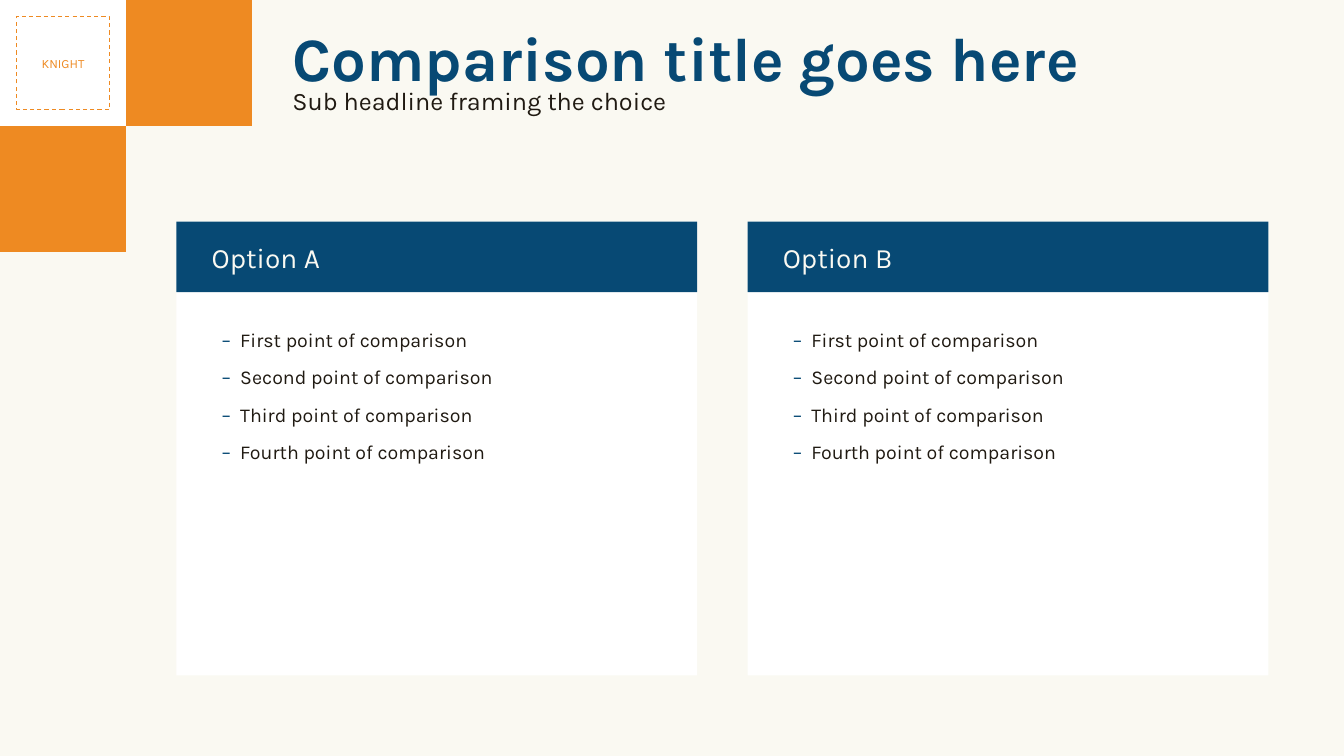
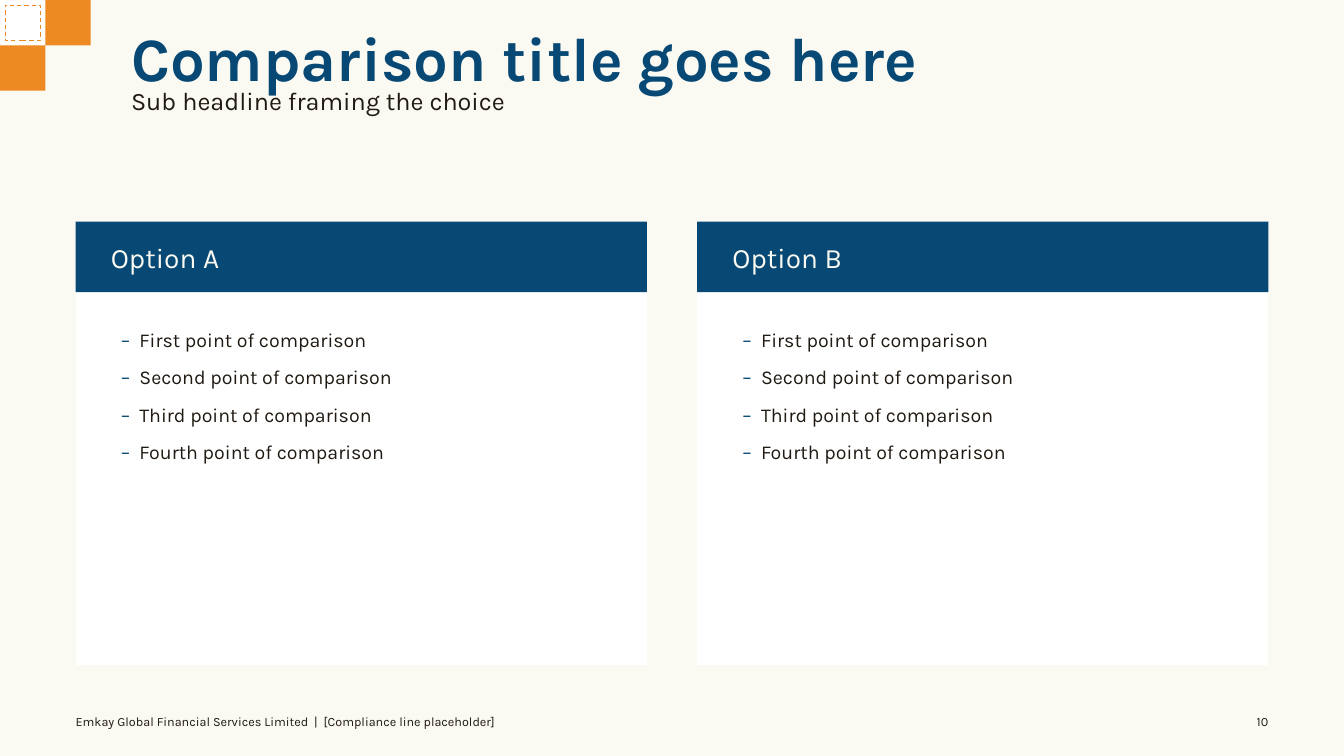
Before and after one commit to soumyakarwa/emkay-ppt-templates, a slide deck: slide 10 of Emkay_Master_Template.pptx. Drawn at 1344x756 pixels with LibreOffice and Linux fonts; fonts in the diff are those of the drawing. Boxes give left, top, right and bottom in pixels: in the first picture for what was removed or moved away, otherwise in the second. Text is boxed around its words. In the diff, an @@ line names an element or a change of style, - is before the commit and + after.

Commit message:
title is looking odd

```diff
--- a/Emkay_Master_Template.pptx
+++ b/Emkay_Master_Template.pptx
@@ rectangle: place and size @@
-rectangle at bbox=[0, 0, 126, 126]
+rectangle at bbox=[0, 0, 45, 45]
@@ rectangle: place and size @@
-rectangle at bbox=[16, 16, 109, 109]
+rectangle at bbox=[5, 5, 40, 40]
@@ rectangle: place and size @@
-rectangle at bbox=[126, 0, 252, 126]
+rectangle at bbox=[45, 0, 91, 45]
@@ text "Comparison title goes here": place and size @@
-text "Comparison title goes here" at bbox=[292, 37, 1079, 96]
+text "Comparison title goes here" at bbox=[131, 37, 918, 96]
@@ rectangle: place and size @@
-rectangle at bbox=[0, 126, 126, 252]
+rectangle at bbox=[0, 45, 45, 91]
@@ text in rectangle at bbox=[42, 60, 85, 68]: text removed @@
-KNIGHT
@@ text "Sub headline framing the choice": place and size @@
-text "Sub headline framing the choice" at bbox=[292, 88, 666, 116]
+text "Sub headline framing the choice" at bbox=[131, 88, 505, 116]
@@ rectangle: place and size @@
-rectangle at bbox=[176, 222, 698, 292]
+rectangle at bbox=[76, 222, 647, 292]
@@ rectangle: place and size @@
-rectangle at bbox=[176, 222, 698, 676]
+rectangle at bbox=[76, 222, 647, 665]
@@ text "Option A": place and size @@
-text "Option A" at bbox=[212, 248, 320, 275]
+text "Option A" at bbox=[111, 248, 219, 275]
@@ rectangle: place and size @@
-rectangle at bbox=[748, 222, 1269, 292]
+rectangle at bbox=[698, 222, 1269, 292]
@@ rectangle: place and size @@
-rectangle at bbox=[748, 222, 1269, 676]
+rectangle at bbox=[698, 222, 1269, 665]
@@ text "Option B": place and size @@
-text "Option B" at bbox=[783, 248, 892, 275]
+text "Option B" at bbox=[732, 248, 842, 275]
@@ text "– First point of comparison": place and size @@
-text "– First point of comparison" at bbox=[240, 333, 492, 464]
+text "– First point of comparison" at bbox=[139, 333, 391, 464]
@@ text "– First point of comparison": place and size @@
-text "– First point of comparison" at bbox=[811, 333, 1063, 464]
+text "– First point of comparison" at bbox=[761, 333, 1013, 464]
@@ text added at bbox=[76, 716, 495, 729], 9 pt, text #201A12 @@
+Emkay Global Financial Services Limited | [Compliance line placeholder]
@@ page number added at bbox=[1257, 718, 1269, 726], 9 pt, text #201A12 @@
+10
```
Also in this commit, not shown: 11 other slides changed, 3 other files.
